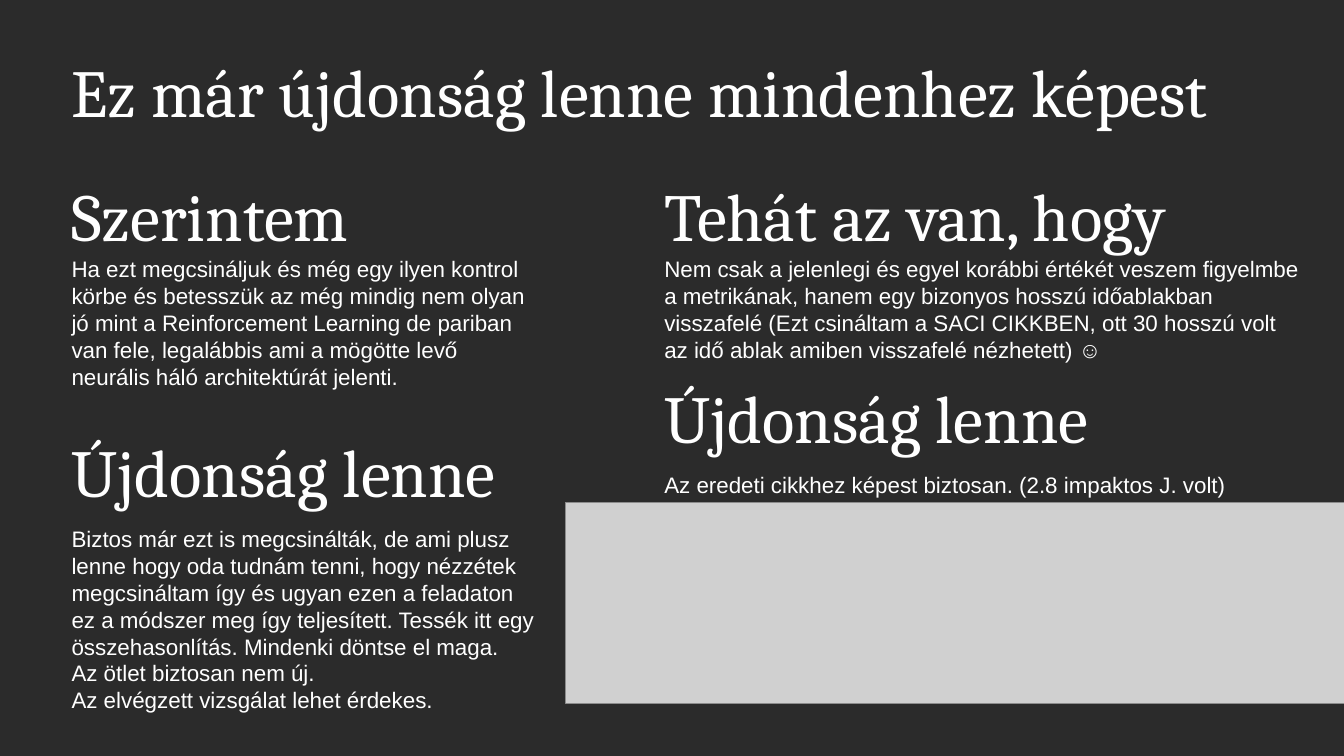
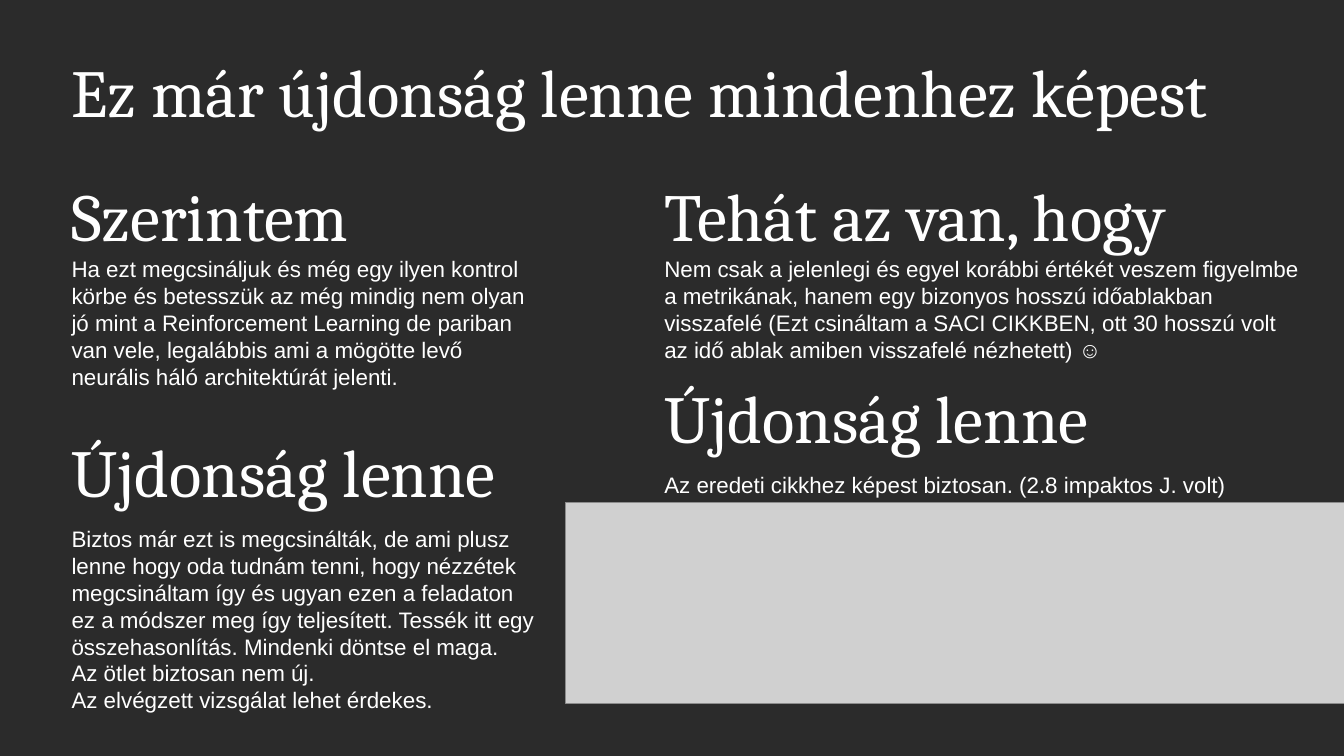
Before and after one commit to JoDeMiro/Micado-Optimizer-Test, a slide deck: slide 8 of ppt/PhD-Tervek-Jozsefnek.pptx. Drawn at 1344x756 pixels with LibreOffice and Linux fonts; fonts in the diff are those of the drawing; grey boxes stand for pictures; background and template pictures are left out; a plain dark background stands for a picture behind light text. Boxes give left, top, right and bottom in pixels: in the first picture for what was removed or moved away, otherwise in the second. Text is boxed around its words. In the diff, an @@ line names an element or a change of style, - is before the commit and + after.

```diff
--- a/ppt/PhD-Tervek-Jozsefnek.pptx
+++ b/ppt/PhD-Tervek-Jozsefnek.pptx
@@ text at [72, 195, 524, 390]: text changed @@
-Szerintem
-Ha ezt megcsináljuk és még egy ilyen kontrol körbe és betesszük az még mindig nem olyan jó mint a Reinforcement Learning de pariban van fele, legalábbis ami a mögötte levő neurális háló architektúrát jelenti.
+Szerintem
+Ha ezt megcsináljuk és még egy ilyen kontrol körbe és betesszük az még mindig nem olyan jó mint a Reinforcement Learning de pariban van vele, legalábbis ami a mögötte levő neurális háló architektúrát jelenti.
```
Also in this commit, not shown: 2 slides added.
